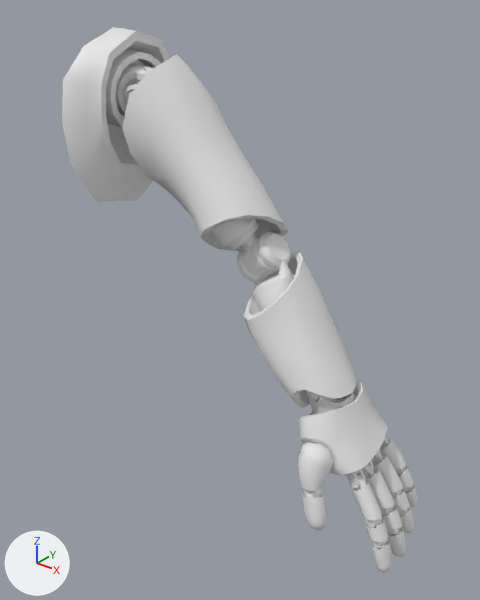
One commit to the Blender file Bodies/Bodies_Human/Bodies_Human_Males/Body_Human_Male_Normal/Body_Human_Male_Normal_ArmLeft_WonderLimbFull.blend: the scene before it, then after it.
Camera for both pictures: a 50 mm lens placed at (0.921, -0.673, 1.55), pointed at (0.388, -0.007, 1.137). Every picture has the same lights, and +X, +Y and +Z are marked at lower left. The picture after the commit comes second.

In view in the first picture: 'Body_Human_Male_Normal_ArmLeft_WonderLimbFull'.
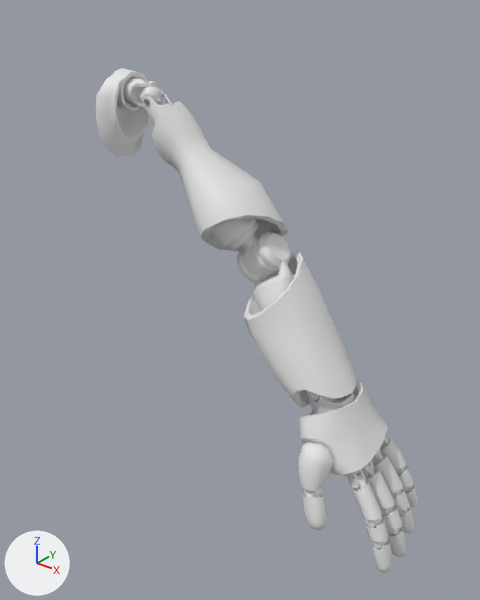
The newer file adds a shape key; the second version is drawn at full value of the shape key 'BlendShape_Sleeves_RolledUp' of 'Body_Human_Male_Normal_ArmLeft_WonderLimbFull', and the change is written as the vertex moves it makes.

Changed parts and their boxes [x1, y1, x2, y2] in the pictures (480 x 600 px; the box of a moved part takes in the faces that stretch with it):
'Body_Human_Male_Normal_ArmLeft_WonderLimbFull', reshaped (10% narrower, 7% shorter)
    before: [62, 27, 418, 573]
    after: [96, 68, 418, 573]
part 1 of me_body_human_male_normal_armleft_wonderlimbfull, moved or reshaped
    before: [62, 27, 169, 202]
    after: [96, 69, 150, 156]
part 2 of me_body_human_male_normal_armleft_wonderlimbfull, moved or reshaped
    before: [106, 49, 160, 128]
    after: [112, 68, 147, 111]
part 3 of me_body_human_male_normal_armleft_wonderlimbfull, moved or reshaped (mostly hidden before)
    before: [127, 67, 153, 99]
    after: [140, 81, 164, 106]
part 4 of me_body_human_male_normal_armleft_wonderlimbfull, moved or reshaped
    before: [115, 63, 148, 116]
    after: [123, 78, 149, 108]
part 5 of me_body_human_male_normal_armleft_wonderlimbfull, moved or reshaped (mostly hidden before)
    before: [125, 84, 138, 103]
    after: [142, 94, 172, 125]
part 6 of me_body_human_male_normal_armleft_wonderlimbfull, moved or reshaped
    before: [122, 54, 277, 236]
    after: [152, 101, 277, 236]

The change, as a diff of the scene's bpy script:
```diff
--- a/Bodies/Bodies_Human/Bodies_Human_Males/Body_Human_Male_Normal/Body_Human_Male_Normal_ArmLeft_WonderLimbFull.blend.py
+++ b/Bodies/Bodies_Human/Bodies_Human_Males/Body_Human_Male_Normal/Body_Human_Male_Normal_ArmLeft_WonderLimbFull.blend.py
@@ me_body_human_male_normal_armleft_wonderlimbfull @@
 # used by ob_body_human_male_normal_armleft_wonderlimbfull; location = (0.0, 0.0, 0.0)
-me_body_human_male_normal_armleft_wonderlimbfull.from_pydata(...)  # 3015 vertices, 3300 faces; spans x 0.105..0.676, y -0.091..0.102, z 0.821..1.487
+me_body_human_male_normal_armleft_wonderlimbfull.from_pydata(...)  # 3015 vertices, 3300 faces; spans x 0.134..0.676, y -0.091..0.09, z 0.821..1.431
+# me_body_human_male_normal_armleft_wonderlimbfull part 1: the loose piece of 61 vertices spanning x 0.105..0.193, y -0.091..0.102, z 1.238..1.487 is scaled about its middle by 0.5, then moved by (0.008, 0.002, 0.006)
+# me_body_human_male_normal_armleft_wonderlimbfull part 2: the loose piece of 65 vertices spanning x 0.125..0.191, y -0.042..0.07, z 1.344..1.461 is scaled about its middle by 0.5, then moved by (0.005, 0.0, 0.0)
+# me_body_human_male_normal_armleft_wonderlimbfull part 3: the loose piece of 155 vertices spanning x 0.183..0.24, y -0.024..0.052, z 1.36..1.437 is scaled about its middle by 0.5, then moved by (0.0, 0.0, 0.001)
+# me_body_human_male_normal_armleft_wonderlimbfull part 4: the loose piece of 161 vertices spanning x 0.117..0.233, y -0.024..0.052, z 1.359..1.444 is scaled about its middle by 0.5, then moved by (0.009, 0.0, -0.001)
+# me_body_human_male_normal_armleft_wonderlimbfull part 5: the loose piece of 161 vertices spanning x 0.193..0.322, y -0.024..0.052, z 1.279..1.417 is scaled about its middle by 0.5, then moved by (-0.016, 0.0, 0.017)
+# me_body_human_male_normal_armleft_wonderlimbfull part 6: 87 of 3015 vertices moved; they spanned x 0.21..0.386, y -0.046..0.081, z 1.227..1.458 and now span x 0.236..0.384, y -0.039..0.073, z 1.231..1.397; mean shift (0.0, 0.0, 0.0); largest move (0.266, 0.01, 1.458) -> (0.264, 0.014, 1.397)
 me_body_human_male_normal_armleft_wonderlimbfull.materials.append(mat_material_body_human_male_normal)
```
